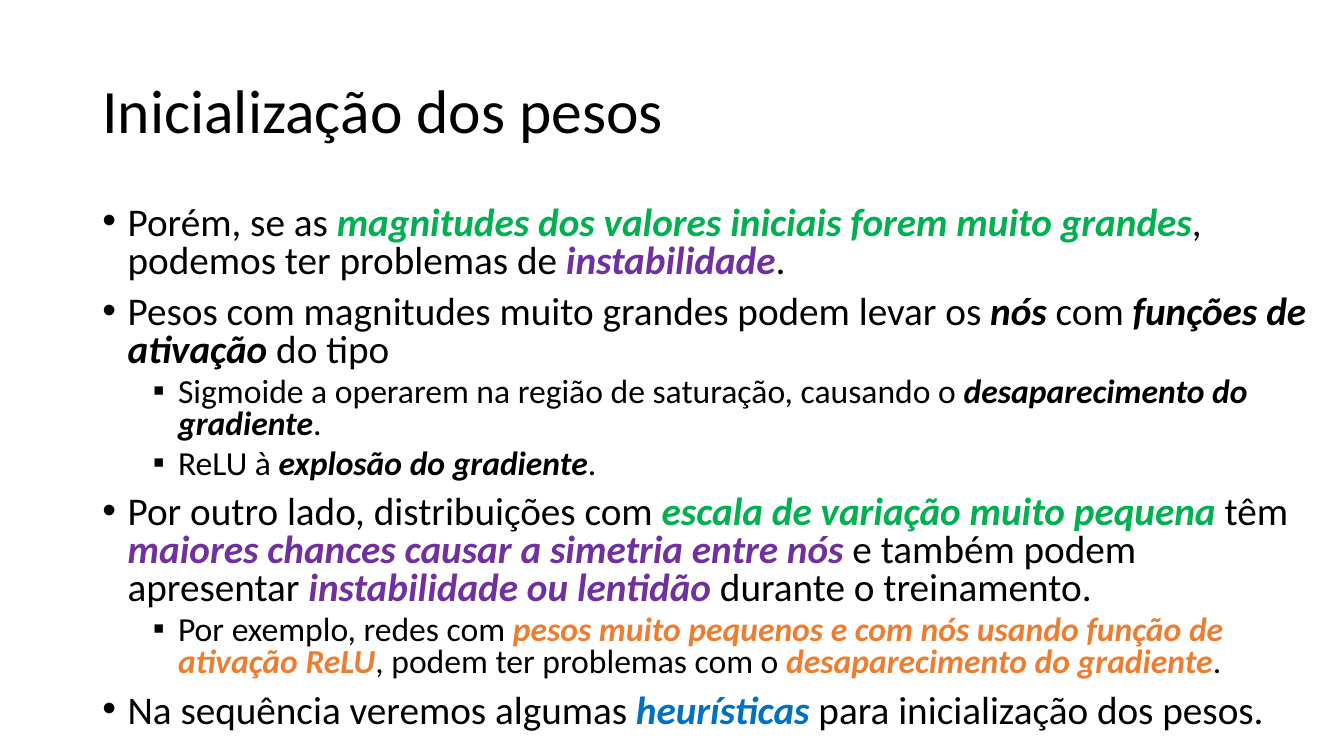
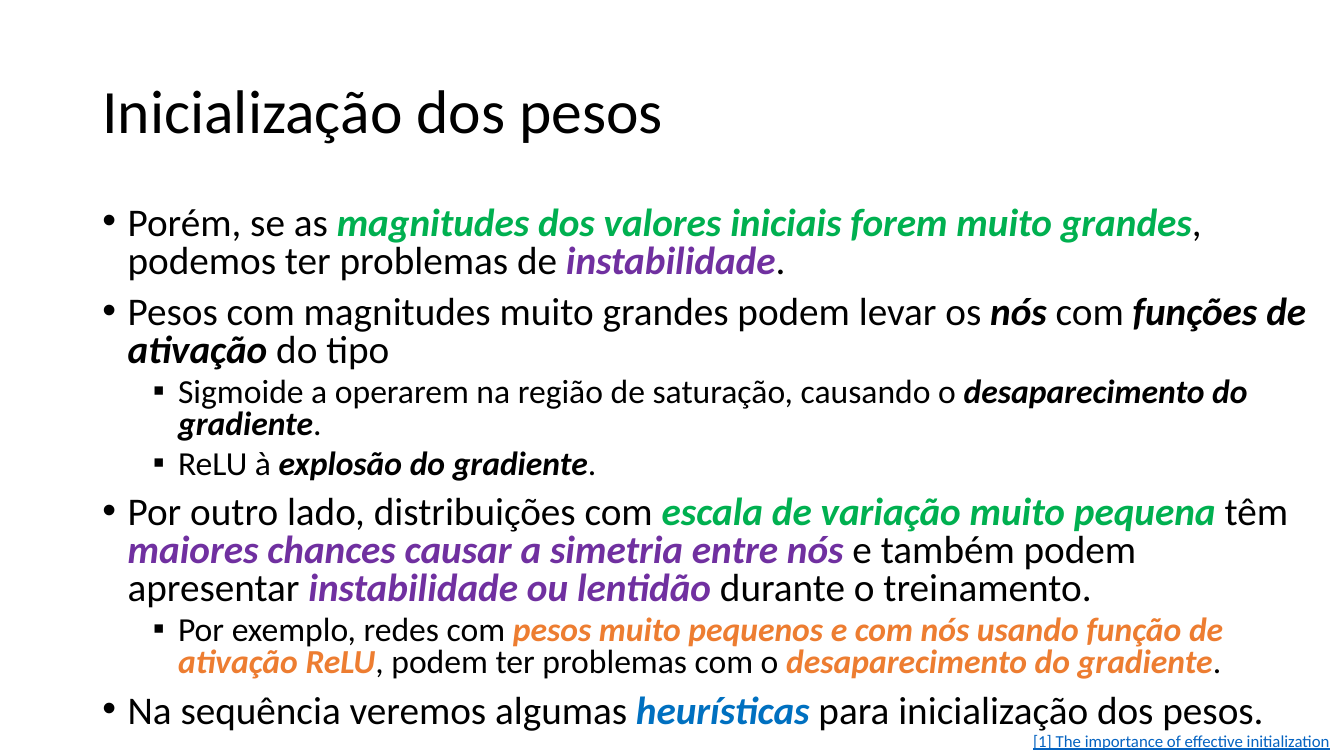
Before and after one commit to zz4fap/t320_aprendizado_de_maquina, a slide deck: slide 17 of slides/T320_Redes_Neurais_Artificiais (Parte IV).pptx. Drawn at 1344x756 pixels with LibreOffice and Linux fonts; fonts in the diff are those of the drawing. Boxes give left, top, right and bottom in pixels: in the first picture for what was removed or moved away, otherwise in the second. Text is boxed around its words. In the diff, an @@ line names an element or a change of style, - is before the commit and + after.

```diff
--- a/slides/T320_Redes_Neurais_Artificiais (Parte IV).pptx
+++ b/slides/T320_Redes_Neurais_Artificiais (Parte IV).pptx
@@ text added at [1033, 735, 1330, 750], 12 pt, text #0563C1, underline @@
+[1] The importance of effective initialization
```
Also in this commit, not shown: 6 other slides changed, 1 other file.
